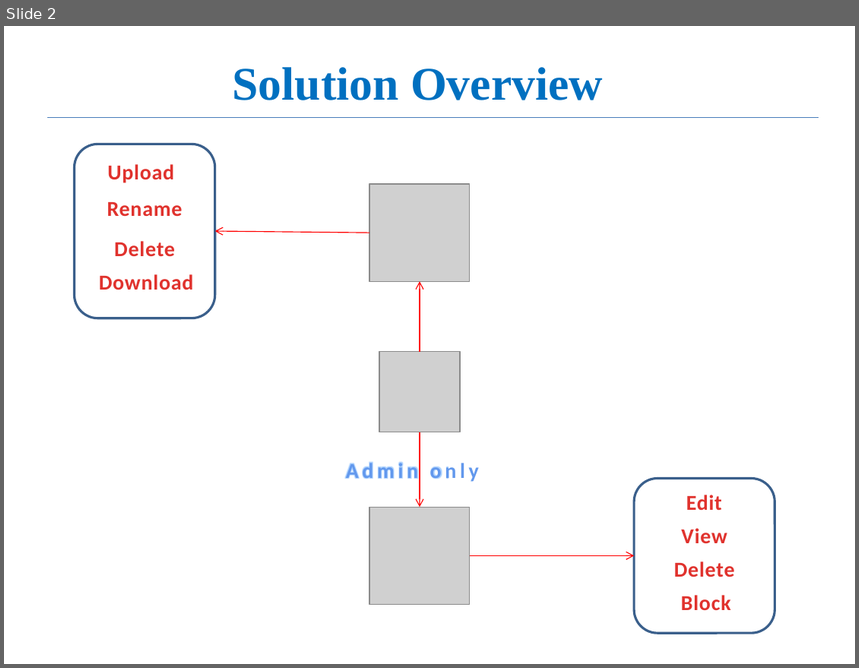
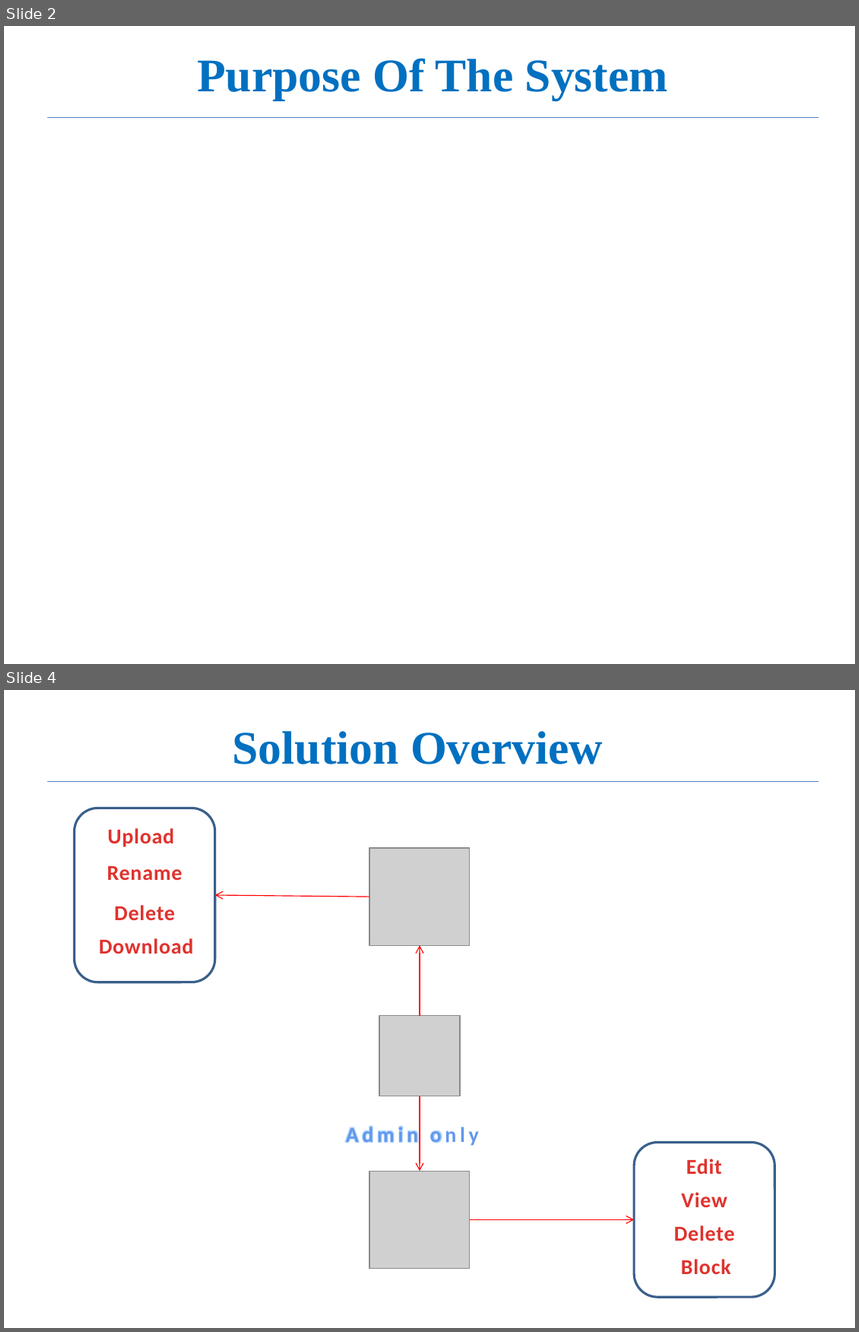
Before and after one commit to yassiejoon/PHPOnlineManagementSystem, a slide deck: documents/php_ofms.pptx. Shown one above the other, each under a label of ours: slide 2 before the commit, slides 2 and 4 after it; the slides between them are not shown. The pictures are 859x668 and 859x1332 pixels, drawn with LibreOffice and Linux fonts; fonts in the diff are those of the drawing; grey boxes stand for pictures. Boxes give left, top, right and bottom in pixels: in the first picture for what was removed or moved away, otherwise in the second. Text is boxed around its words. In the diff, an @@ line names an element or a change of style, - is before the commit and + after.

```diff
--- a/documents/php_ofms.pptx
+++ b/documents/php_ofms.pptx
@@ slide 2 added at [4,26,855,664], background #FFFFFF @@
@@ title added at [197,58,668,100], 39.6 pt, text #0070C0, bold @@
+Purpose Of The System
@@ line added from (47, 117) to (819, 117), #4B7EBC 0.75 pt @@
@@ what was slide 2 is now slide 4 @@
```
Also in this commit, not shown: 1 slide changed, 7 other slides added.
